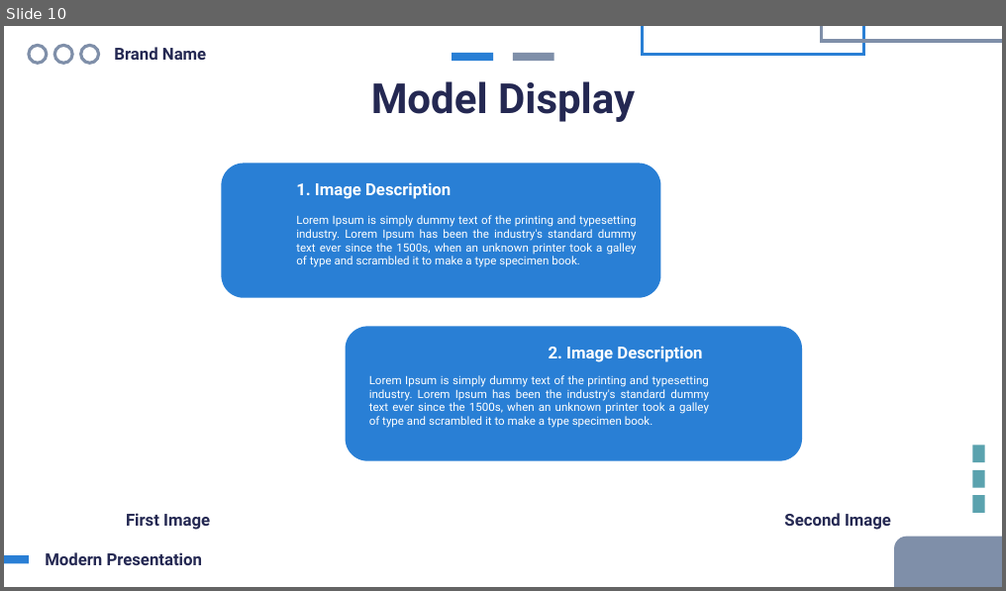
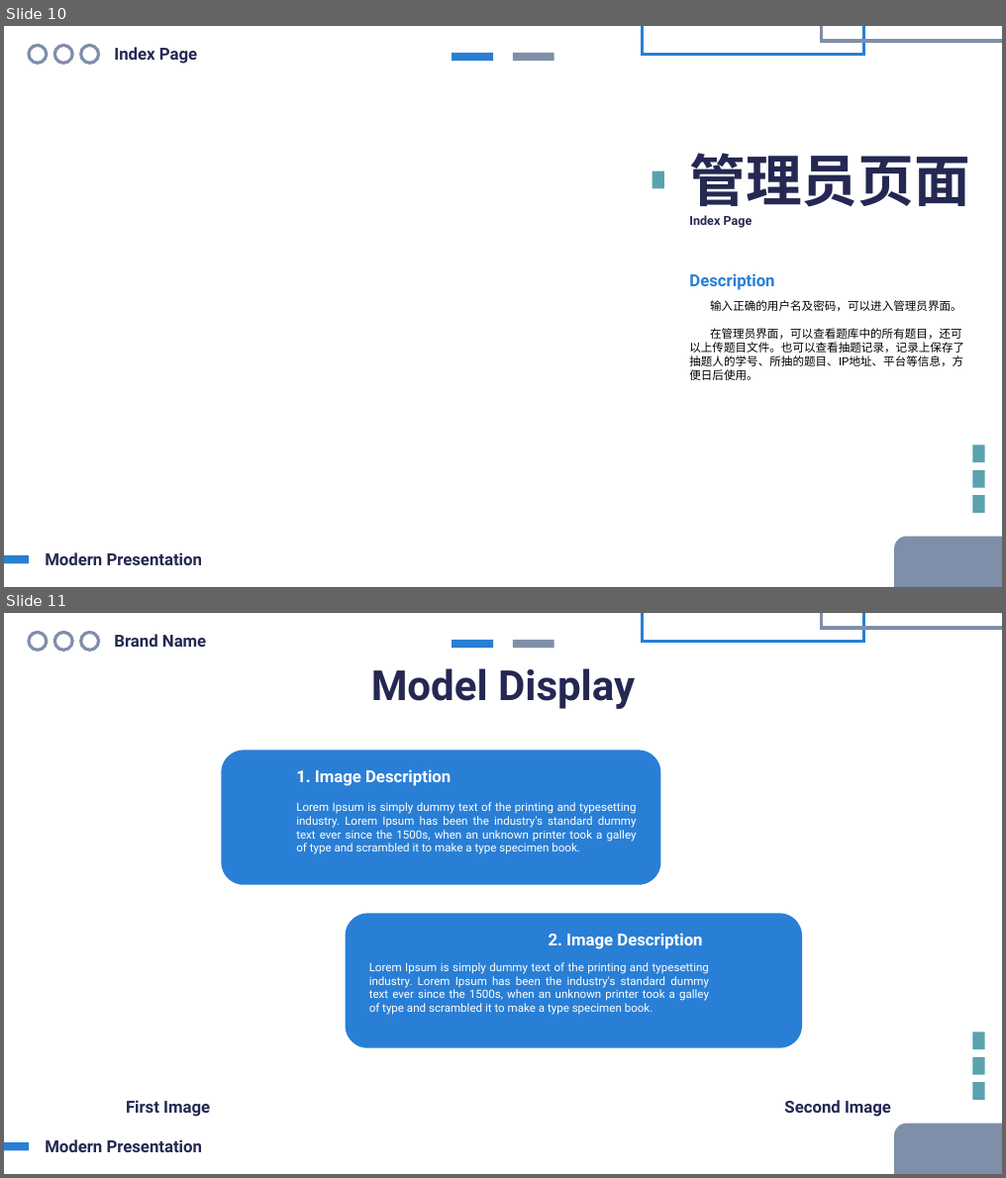
Before and after one commit to HoshiMeisa/Question-Drawing-System, a slide deck: ThesisDefense.pptx. Shown one above the other, each under a label of ours: slide 10 before the commit, slides 10 and 11 after it. The pictures are 1006x591 and 1006x1178 pixels, drawn with LibreOffice and Linux fonts; fonts in the diff are those of the drawing. Boxes give left, top, right and bottom in pixels: in the first picture for what was removed or moved away, otherwise in the second. Text is boxed around its words. In the diff, an @@ line names an element or a change of style, - is before the commit and + after.

```diff
--- a/ThesisDefense.pptx
+++ b/ThesisDefense.pptx
@@ slide 10 added at box(4, 26, 1002, 587), background #FFFFFF @@
@@ ellipse added at box(29, 46, 47, 64), outline #7F8FA9 3 pt @@
@@ ellipse added at box(54, 46, 73, 64), outline #7F8FA9 3 pt @@
@@ ellipse added at box(81, 46, 99, 64), outline #7F8FA9 3 pt @@
@@ text added at box(114, 47, 197, 64), 16 pt, text #242852, bold @@
+Index Page
@@ rectangle added at box(451, 53, 493, 62), fill #297FD5 @@
@@ rectangle added at box(513, 53, 554, 62), fill #7F8FA9 @@
@@ rectangle added at box(643, 26, 864, 55), outline #297FD5 3 pt @@
@@ rectangle added at box(822, 26, 1002, 41), outline #7F8FA9 3 pt @@
@@ rectangle added at box(652, 172, 664, 189), fill #5AA2AE @@
@@ text added at box(689, 153, 969, 216), 54 pt, text #242852, bold @@
+管理员页面
@@ text added at box(689, 215, 752, 228), 12 pt, text #242852, bold @@
+Index Page
@@ text added at box(689, 274, 774, 290), 16 pt, text #297FD5, bold @@
+Description
@@ text added at box(689, 300, 964, 380), 11 pt, text #000000 @@
+输入正确的用户名及密码，可以进入管理员界面。
+在管理员界面，可以查看题库中的所有题目，还可以上传题目文件。也可以查看抽题记录，记录上保存了抽题人的学号、所抽的题目、IP地址、平台等信息，方便日后使用。
@@ rectangle added at box(973, 445, 985, 464), fill #5AA2AE @@
@@ rectangle added at box(973, 471, 985, 488), fill #5AA2AE @@
@@ rectangle added at box(973, 495, 985, 513), fill #5AA2AE @@
@@ rectangle added at box(4, 556, 28, 565), fill #297FD5 @@
@@ text added at box(45, 553, 203, 566), 16 pt, text #242852, bold @@
+Modern Presentation
@@ rounded rectangle added at box(894, 537, 1002, 587), fill #7F8FA9 @@
@@ what was slide 10 is now slide 11 @@
```
Also in this commit, not shown: 1 slide changed, 11 other files.
